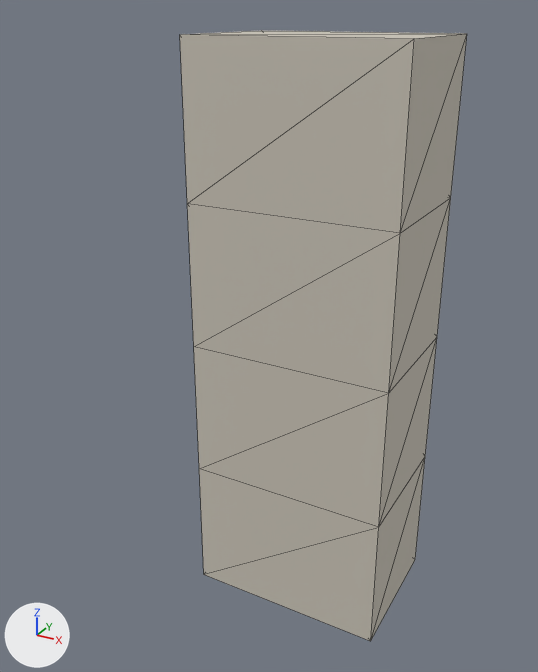
An edit to the glTF model public/assets/models/character.glb, drawn before and after from the same camera.
Before and after are seen from a camera (50 mm lens) standing at (0.9, -1.96, 1.86) and looking at (-0.03, -0.26, 1.01). Arrows for +X, +Y and +Z are at lower left; the lights stay in place. The picture after the commit comes second. Mesh edges are drawn as thin lines. Vertices at exactly the same position are counted once.

Script lines for the objects in view, before the commit:
```python
mat_salvager = principled_material('Salvager')
mat_salvager.base_color = (0.62, 0.58, 0.5)  # light grey #cec8bc
mat_salvager.metallic = 0.1
mat_salvager.roughness = 0.8
me_charactermesh = bpy.data.meshes.new('CharacterMesh')
me_charactermesh.from_pydata(...)  # 20 vertices, 36 faces; spans x -0.32..0.32, y -0.22..0.22, z 0.0..1.8
me_charactermesh.materials.append(mat_salvager)  # light grey #cec8bc
ob_character = bpy.data.objects.new('Character', me_charactermesh)
ob_character.location = (0.0, 0.0, 0.0)
```
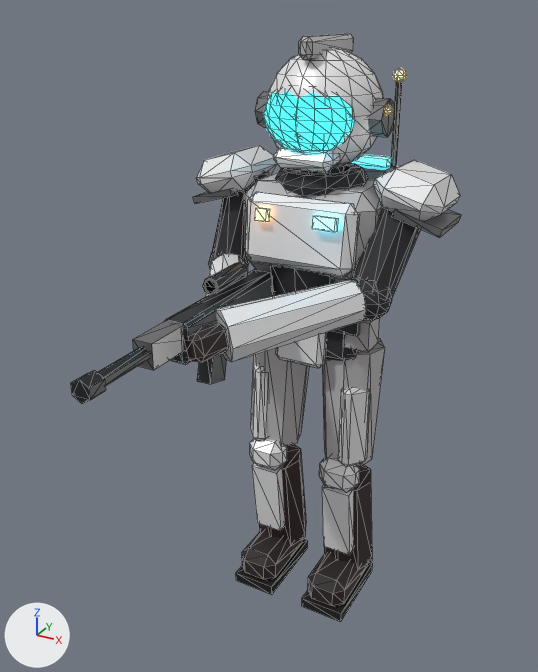
Edits to the bpy script that builds the scene:
```text
Add img_salvager_emissive:
    img_salvager_emissive = load_image('Salvager_emissive', '_unpacked/Salvager_emissive', 16, 16, 'sRGB')
Add img_salvager_base:
    img_salvager_base = load_image('Salvager_base', '_unpacked/Salvager_base', 16, 16, 'sRGB')
Add img_salvager_orm:
    img_salvager_orm = load_image('Salvager_orm', '_unpacked/Salvager_orm', 16, 16, 'Non-Color')
Change mat_salvager:
    remove # nodes: BsdfPrincipled, OutputMaterial
    remove # colours: light grey #cec8bc
    nodes: BsdfPrincipled, OutputMaterial, SeparateColor, TexImage x3
    uses the picture img_salvager_base
    uses the picture img_salvager_emissive
    uses the picture img_salvager_orm
Change me_charactermesh:
    used by ob_character; location = (0.0, 0.0, 0.0)
    remove me_charactermesh.from_pydata(...)  # 20 vertices, 36 faces; spans x -0.32..0.32, y -0.22..0.22, z 0.0..1.8
    add me_charactermesh.from_pydata(...)  # 1436 vertices, 2616 faces; spans x -0.39..0.39, y -0.93..0.33, z 0.0..1.8
    me_charactermesh part 1: 20 vertices removed from x -0.32..0.32, y -0.22..0.22, z 0.0..1.8; 1436 vertices added at x -0.39..0.39, y -0.93..0.33, z 0.0..1.8
```

What differs and where, as boxes [x1, y1, x2, y2] in the pictures (538 x 672 px):
'Character', surface changed, reshaped (36% wider): before [180, 30, 467, 641]; after [71, 33, 462, 622]
